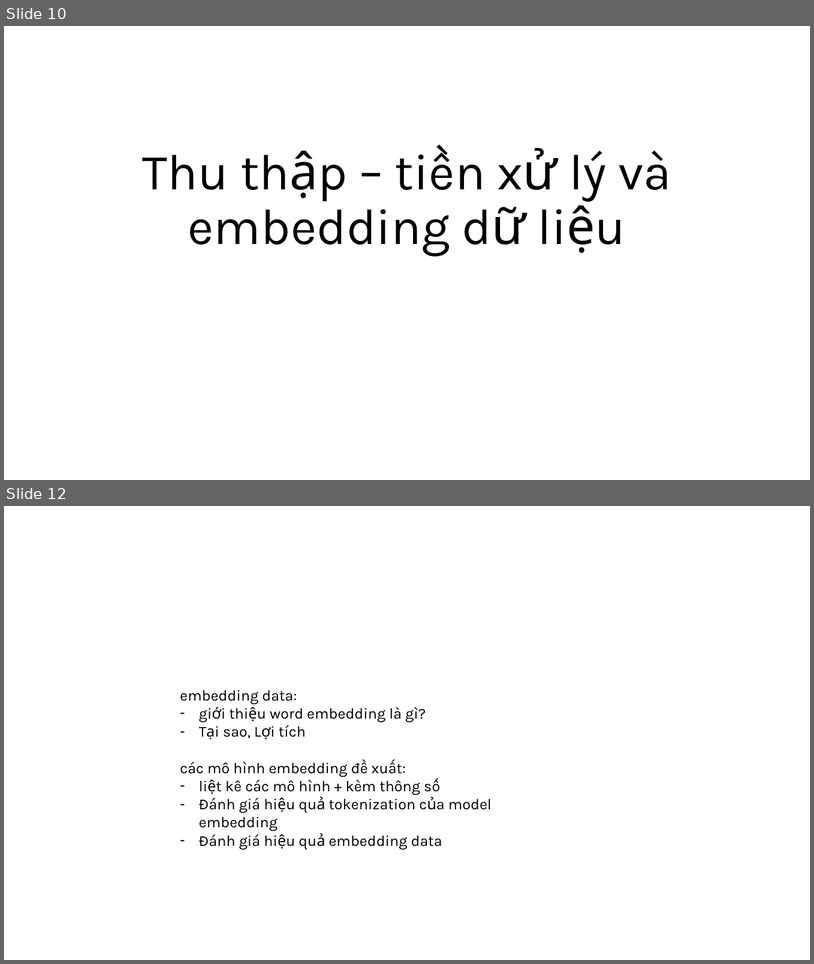
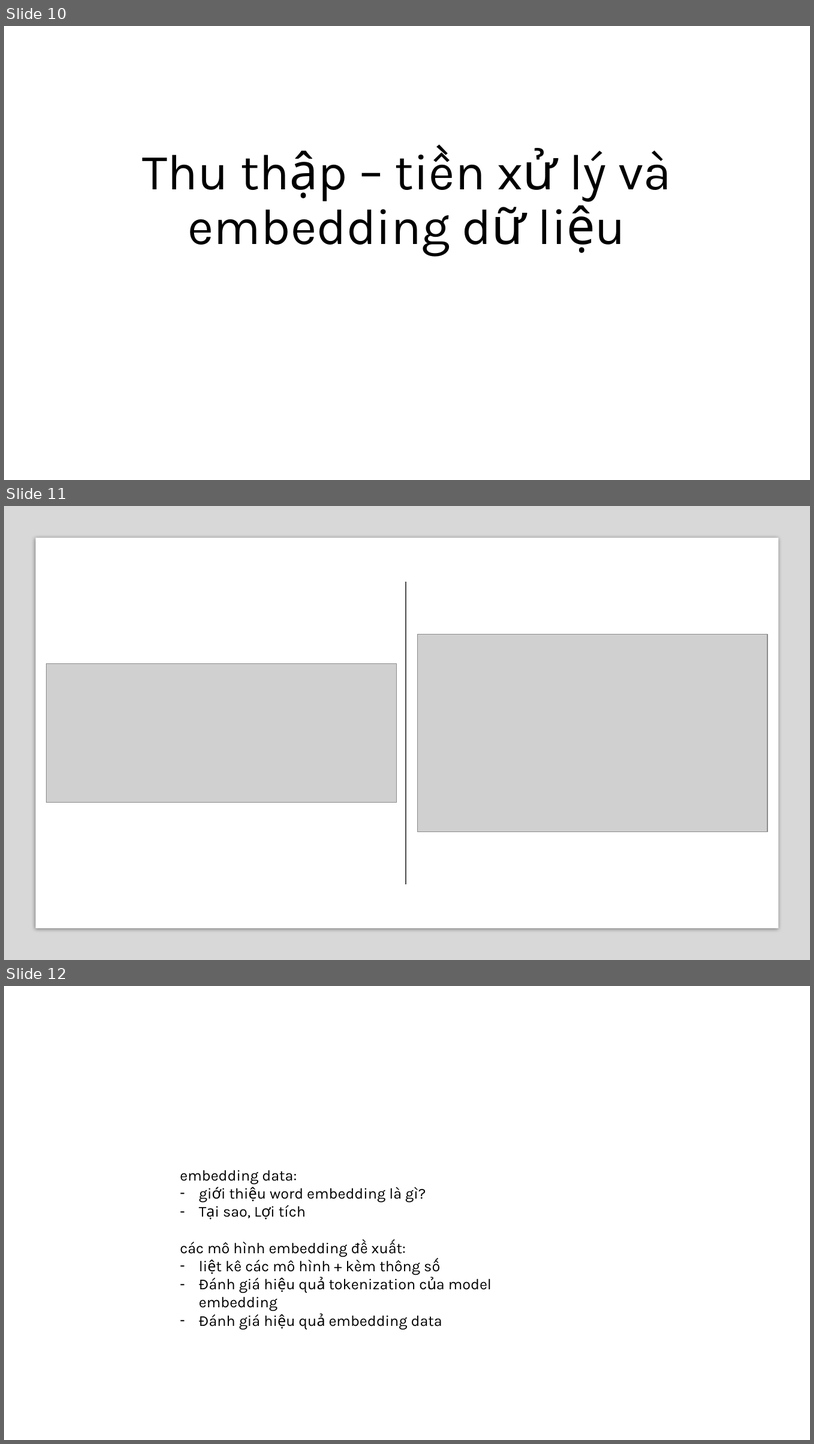
Before and after one commit to ngovanuc/Vietnamese_History_Chatbot, a slide deck: documents/slide bao cao.pptx. Shown one above the other, each under a label of ours: slides 10 and 12 before the commit, slides 10, 11 and 12 after it; the slides between them are not shown. The pictures are 814x964 and 814x1444 pixels, drawn with LibreOffice and Linux fonts; fonts in the diff are those of the drawing; grey boxes stand for pictures. Boxes give left, top, right and bottom in pixels: in the first picture for what was removed or moved away, otherwise in the second. Text is boxed around its words. In the diff, an @@ line names an element or a change of style, - is before the commit and + after.

```diff
--- a/documents/slide bao cao.pptx
+++ b/documents/slide bao cao.pptx
@@ slide 11 added at (4, 506, 810, 960), background #FFFFFF @@
@@ rectangle added at (4, 506, 810, 960), fill #808080 at 30% opacity @@
@@ rectangle added at (35, 538, 779, 928), fill #FFFFFF @@
@@ line added from (406, 582) to (406, 884), #4E4E4E 1 pt @@
@@ picture added at (418, 634, 768, 831) @@
@@ picture added at (47, 664, 396, 802) @@
```
Also in this commit, not shown: 4 other slides added, 3 slides removed.
